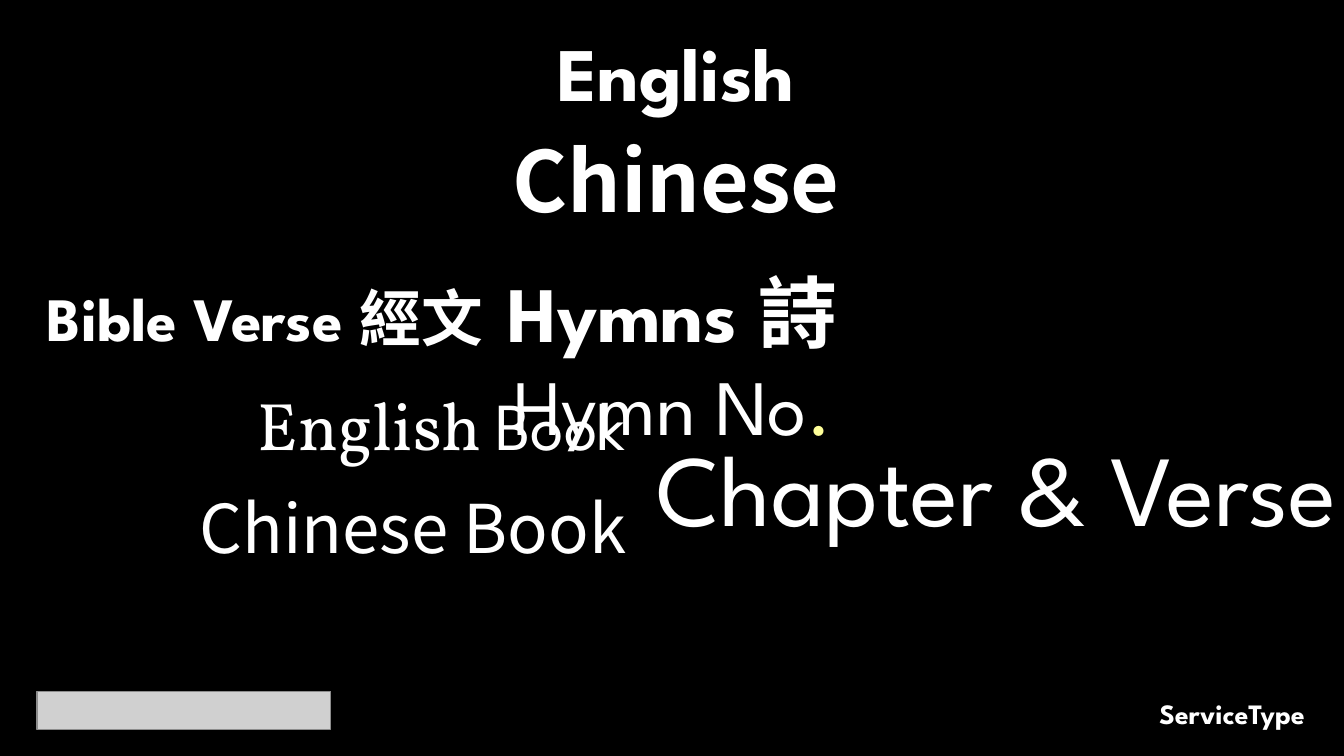
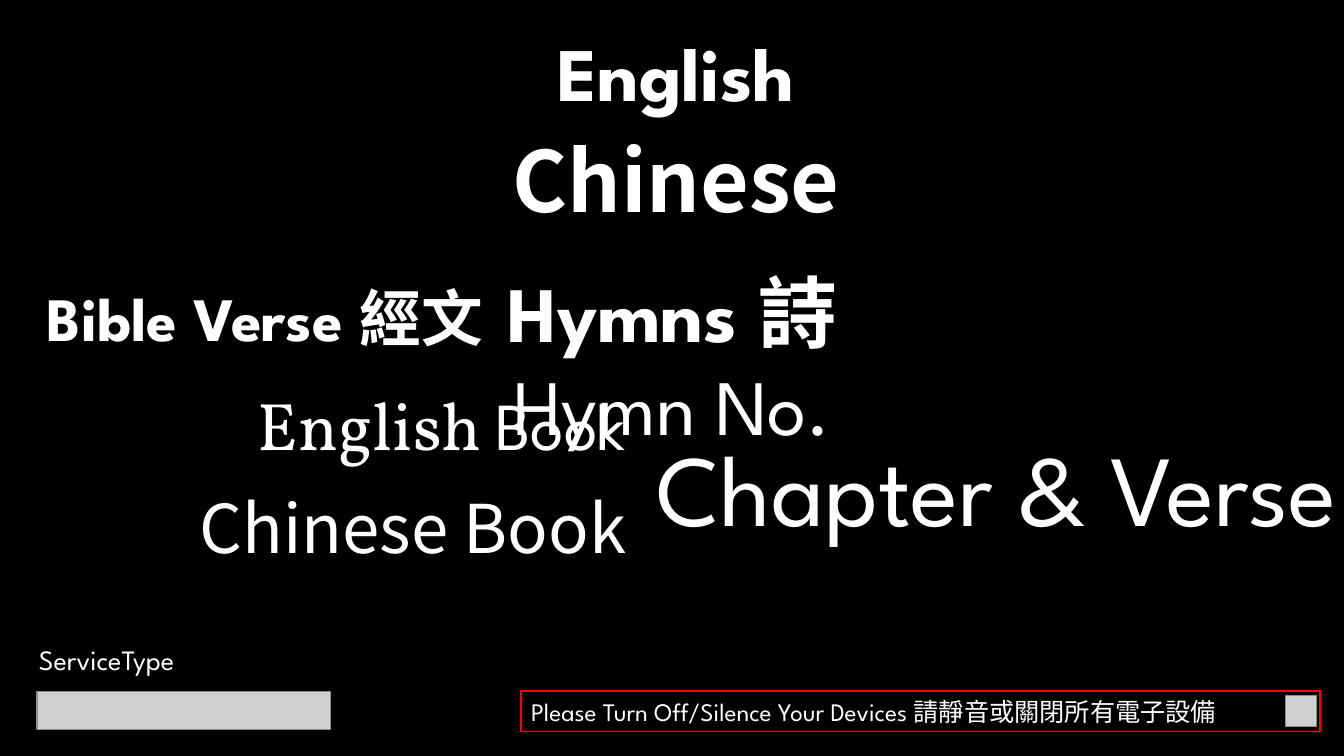
Before and after one commit to calebchanwy/tjc-powerpoint, a slide deck: slide 1 of TJCPowerPoint/Resources/ServiceWidescreen.pptx. Drawn at 1344x756 pixels with LibreOffice and Linux fonts; fonts in the diff are those of the drawing; grey boxes stand for pictures. Boxes give left, top, right and bottom in pixels: in the first picture for what was removed or moved away, otherwise in the second. Text is boxed around its words. In the diff, an @@ line names an element or a change of style, - is before the commit and + after.

Commit message:
20/05/22 Turn Off Added to each slide

```diff
--- a/TJCPowerPoint/Resources/ServiceWidescreen.pptx
+++ b/TJCPowerPoint/Resources/ServiceWidescreen.pptx
@@ text "Hymn No." at (513,356,831,459): text colour #FFFF99 to #FFFFFF in "No." @@
@@ text "ServiceType": place and size @@
-text "ServiceType" at (1159,705,1305,730)
+text "ServiceType" at (39,651,174,676)
@@ text "ServiceType" at (39,651,174,676): bold off; alignment right to left @@
@@ rectangle added at (521,692,1321,732), outline #FF0000 1 pt, 18 pt, text #FFFFFF @@
+Please Turn Off/Silence Your Devices 請靜音或關閉所有電子設備
@@ picture added at (1286,696,1317,727) @@
```
Also in this commit, not shown: 6 other slides changed, 13 other files.
